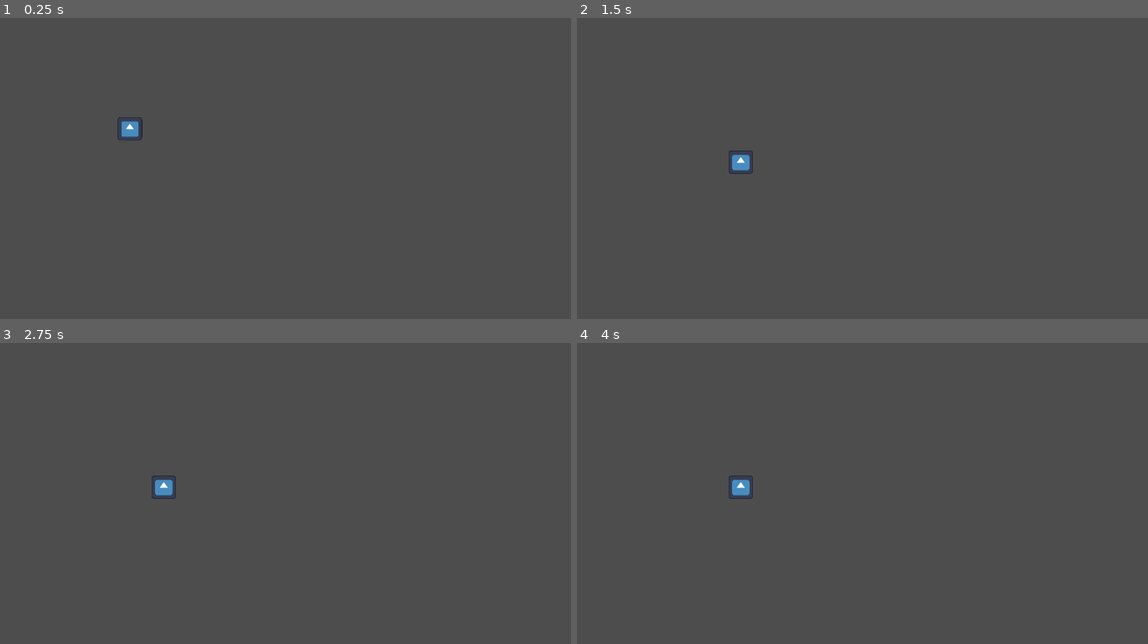
Above: before the commit, frames 1-4 (two rows, left to right).
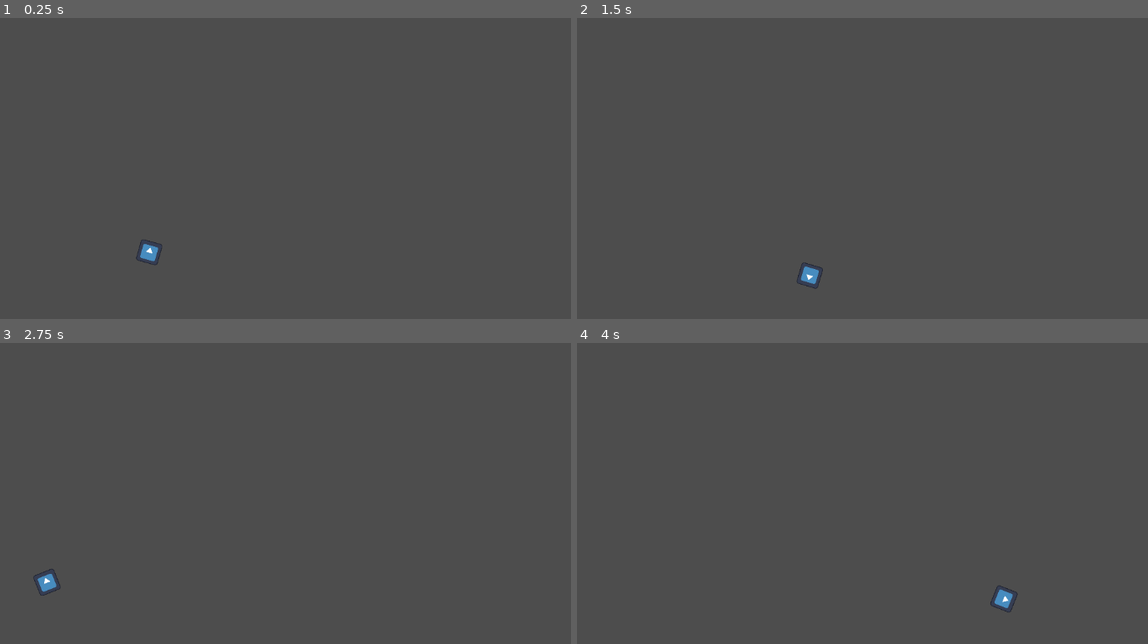
Above: after the commit, the same moments.

Repository: ElevatorBros/RoadRoad
Game: Godot game, scene res://Map.tscn
Same seed, same stepped clock (60 frames per second), same inputs: the game is played once before the commit and once after it. The engine's default icon, where the game draws it, is replaced by a stand-in: a white triangle on a blue panel in a dark square.
Inputs (mouse positions are in pixels of both pictures, inside the frame that each line leads up to):
- Up to frame 1 (0.25 s): no input
- Up to frame 2 (1.5 s): move the mouse to (993, 150) at 0.52 s; move the mouse to (714, 186) at 1.27 s
- Up to frame 3 (2.75 s): move the mouse to (336, 412) at 2.02 s
- Up to frame 4 (4 s): move the mouse to (816, 568) at 2.77 s; move the mouse to (1050, 550) at 3.52 s

The runs differ from the first frame. In frame 1, 0.4% of the frame differs, in the area x 20-29%, y 32-82%; in frame 2, 0.4%; in frame 3, 0.4%; in frame 4, 0.4%, in the area x 26-78%, y 44-90%.

Commit message:
Cool map and mouse and bounce

Diff:
--- a/Map.tscn
+++ b/Map.tscn
@@ -1,42 +1,77 @@
-[gd_scene load_steps=3 format=3 uid="uid://4mbtxrbjrs4b"]
+[gd_scene load_steps=4 format=3 uid="uid://4mbtxrbjrs4b"]
 
 [ext_resource type="PackedScene" uid="uid://bryse20rffvq6" path="res://scenes/car/Car.tscn" id="1_h4w07"]
 
 [sub_resource type="RectangleShape2D" id="RectangleShape2D_1tnxi"]
-size = Vector2(325, 20)
+size = Vector2(956.724, 20)
+
+[sub_resource type="CircleShape2D" id="CircleShape2D_fwbmf"]
 
 [node name="Map" type="Node2D"]
-scale = Vector2(2.27787, 2.29301)
 metadata/_edit_horizontal_guides_ = []
 
 [node name="Car" parent="." instance=ExtResource("1_h4w07")]
-position = Vector2(118, 84)
-scale = Vector2(0.93716, 0.877607)
+position = Vector2(277, 452)
 
-[node name="StaticBody2D2" type="StaticBody2D" parent="."]
+[node name="Car2" parent="." instance=ExtResource("1_h4w07")]
+visible = false
+position = Vector2(893, 126)
 
-[node name="CollisionShape2D" type="CollisionShape2D" parent="StaticBody2D2"]
-position = Vector2(151, 180)
-rotation = 0.47822
+[node name="Car3" parent="." instance=ExtResource("1_h4w07")]
+visible = false
+position = Vector2(148, 138)
+
+[node name="Car4" parent="." instance=ExtResource("1_h4w07")]
+visible = false
+position = Vector2(458, 209)
+
+[node name="Car5" parent="." instance=ExtResource("1_h4w07")]
+visible = false
+position = Vector2(490, 423)
+
+[node name="Wall" type="StaticBody2D" parent="."]
+position = Vector2(591, 54)
+scale = Vector2(1.2, 1)
+
+[node name="Wall_Collision" type="CollisionShape2D" parent="Wall"]
+position = Vector2(0.999939, 0)
 shape = SubResource("RectangleShape2D_1tnxi")
 
-[node name="StaticBody2D3" type="StaticBody2D" parent="."]
+[node name="Wall_Center" type="StaticBody2D" parent="."]
+position = Vector2(584, 317)
 
-[node name="CollisionShape2D" type="CollisionShape2D" parent="StaticBody2D3"]
-position = Vector2(229, 63)
-rotation = 0.47822
+[node name="CollisionShape2D" type="CollisionShape2D" parent="Wall_Center"]
+scale = Vector2(8, 8)
+shape = SubResource("CircleShape2D_fwbmf")
+
+[node name="Wall_Center_Long" type="StaticBody2D" parent="."]
+position = Vector2(584, 319)
+
+[node name="Wall_Collision" type="CollisionShape2D" parent="Wall_Center_Long"]
+position = Vector2(0.999939, 0)
+scale = Vector2(0.5, 1)
 shape = SubResource("RectangleShape2D_1tnxi")
 
-[node name="StaticBody2D" type="StaticBody2D" parent="."]
+[node name="Wall2" type="StaticBody2D" parent="."]
+position = Vector2(563, 586)
+scale = Vector2(1.2, 1)
 
-[node name="CollisionShape2D" type="CollisionShape2D" parent="StaticBody2D"]
-position = Vector2(201, 130)
-rotation = -4.18879
+[node name="Wall_Collision" type="CollisionShape2D" parent="Wall2"]
+position = Vector2(1, 0)
 shape = SubResource("RectangleShape2D_1tnxi")
 
-[node name="StaticBody2D4" type="StaticBody2D" parent="."]
+[node name="Wall3" type="StaticBody2D" parent="."]
+position = Vector2(64, 314)
+rotation = 1.55509
 
-[node name="CollisionShape2D" type="CollisionShape2D" parent="StaticBody2D4"]
-position = Vector2(78, 60)
-rotation = -4.18879
+[node name="Wall_Collision" type="CollisionShape2D" parent="Wall3"]
+position = Vector2(0.999939, 0)
 shape = SubResource("RectangleShape2D_1tnxi")
+
+[node name="Wall4" type="StaticBody2D" parent="."]
+position = Vector2(1095, 348)
+rotation = 1.67552
+
+[node name="Wall_Collision" type="CollisionShape2D" parent="Wall4"]
+position = Vector2(0.999939, 0)
+shape = SubResource("RectangleShape2D_1tnxi")
--- a/scenes/car/CarCharacterBody2D.gd
+++ b/scenes/car/CarCharacterBody2D.gd
@@ -1,9 +1,20 @@
 extends CharacterBody2D
 
+var initial_velocity = Vector2(250, 10)
+
 func _ready():
-	set_velocity(Vector2(250, 250))
+	set_velocity(initial_velocity)
 
 func _physics_process(delta):
 	var collision_info = move_and_collide(velocity * delta)
 	if collision_info:
 		velocity = velocity.bounce(collision_info.get_normal())
+
+	rotation = velocity.angle()
+
+	var mouse = get_global_mouse_position()
+
+	var bias = 1000 * delta
+	var pos_diff = (mouse - position).normalized()
+
+	velocity += pos_diff * bias
--- a/scenes/car/CarRigidBody.gd
+++ /dev/null
@@ -1,12 +0,0 @@
-extends RigidBody2D
-
-
-# Called when the node enters the scene tree for the first time.
-func _ready():
-	pass # Replace with function body.
-
-
-# Called every frame. 'delta' is the elapsed time since the previous frame.
-func _process(delta):
-	pass
-	#move_and_collide(Vector2(linear_velocity.x * delta, linear_velocity.y * delta))
